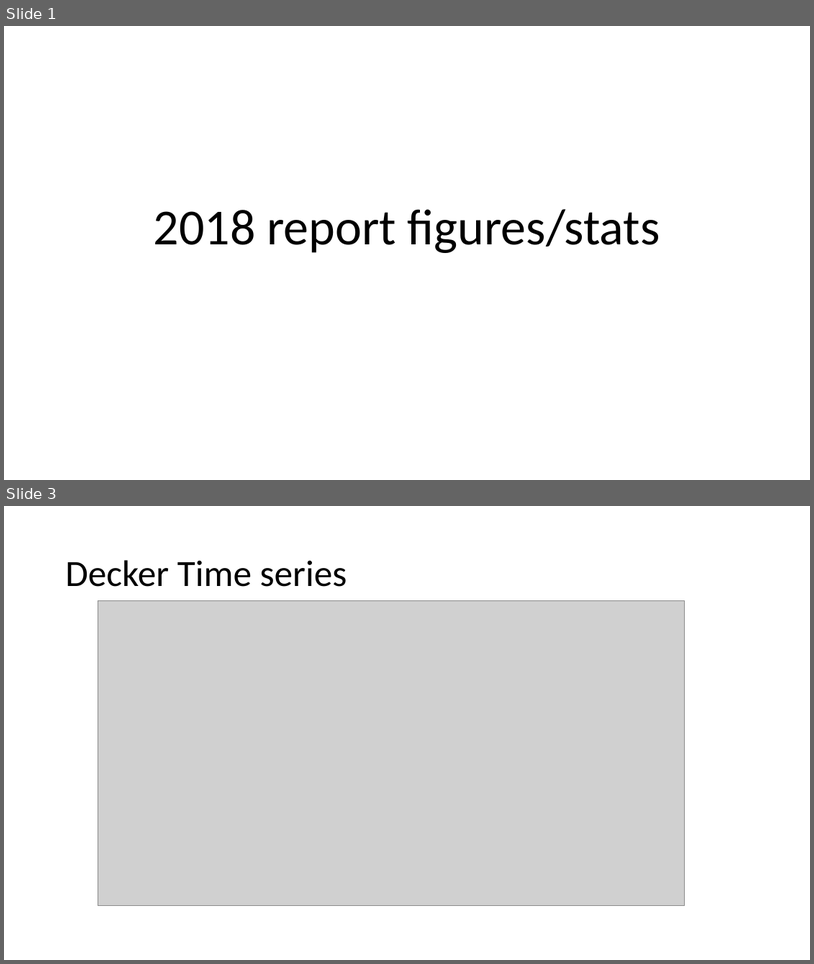
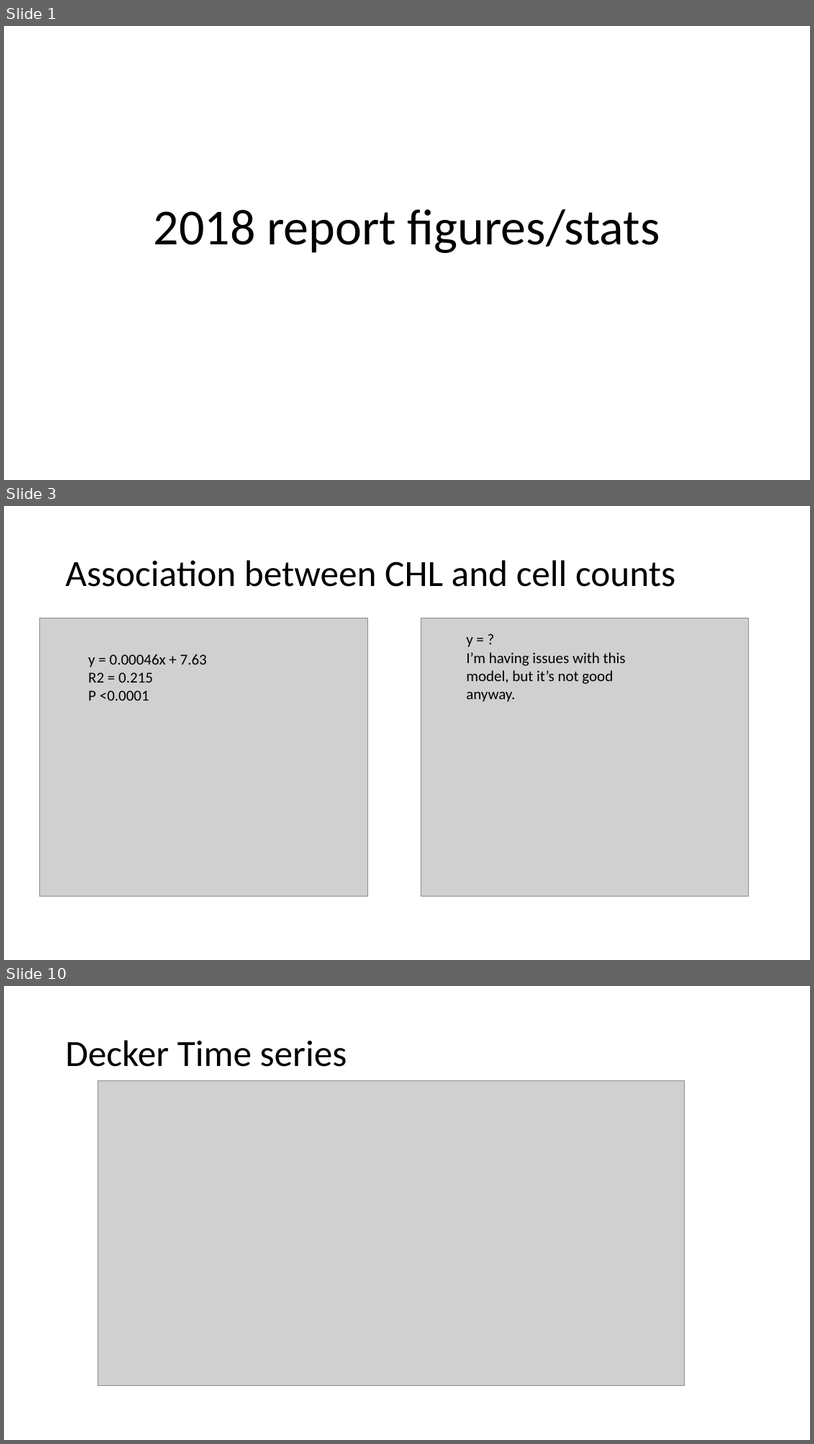
Before and after one commit to rosehartman/FRPreport2018, a slide deck: May phase IV analyses.pptx. Shown one above the other, each under a label of ours: slides 1 and 3 before the commit, slides 1, 3 and 10 after it; the slides between them are not shown. The pictures are 814x964 and 814x1444 pixels, drawn with LibreOffice and Linux fonts; fonts in the diff are those of the drawing; grey boxes stand for pictures. Boxes give left, top, right and bottom in pixels: in the first picture for what was removed or moved away, otherwise in the second. Text is boxed around its words. In the diff, an @@ line names an element or a change of style, - is before the commit and + after.

```diff
--- a/May phase IV analyses.pptx
+++ b/May phase IV analyses.pptx
@@ slide 3 added at (4, 506, 810, 960), background #FFFFFF @@
@@ title added at (65, 560, 676, 587), 44 pt, text #000000 @@
+Association between CHL and cell counts
@@ picture added at (40, 618, 368, 896) @@
@@ picture added at (421, 618, 749, 896) @@
@@ text added at (88, 654, 207, 700), 18 pt, text #000000 @@
+y = 0.00046x + 7.63
+R2 = 0.215
+P <0.0001
@@ text added at (466, 637, 626, 702), 18 pt, text #000000 @@
+y = ?
+I’m having issues with this model, but it’s not good anyway.
@@ what was slide 3 is now slide 10 @@
```
Also in this commit, not shown: 1 slide changed, 6 other slides added, 1 slide removed, 10 other files.
